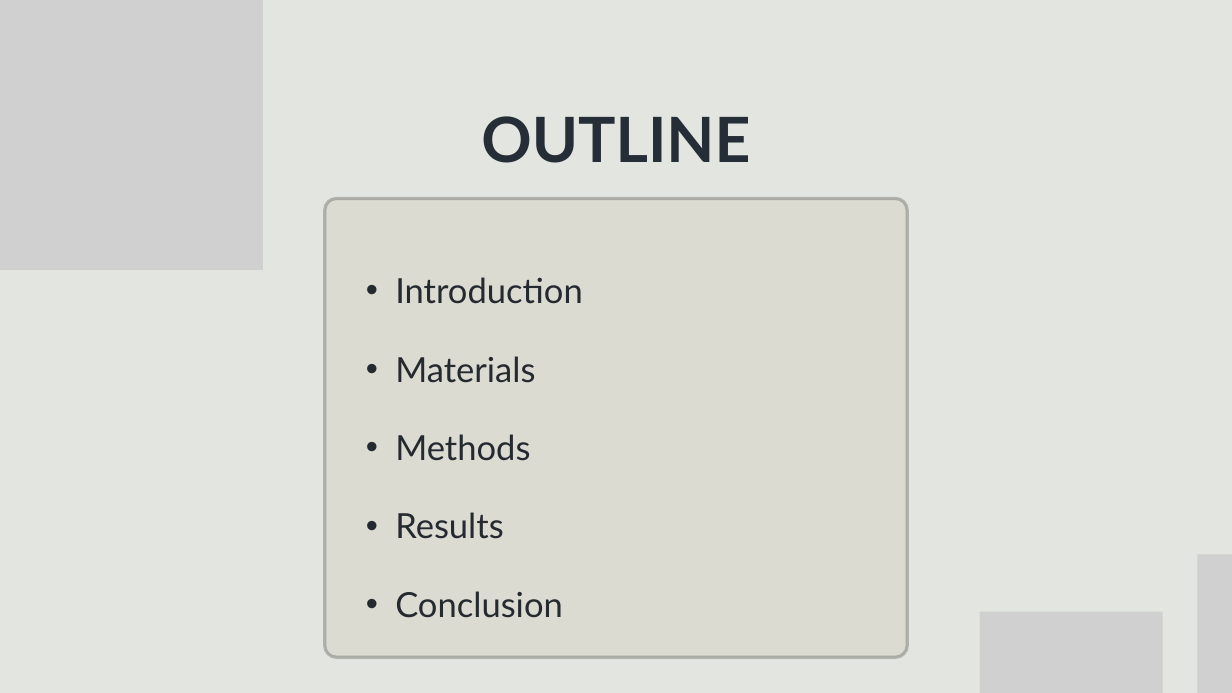
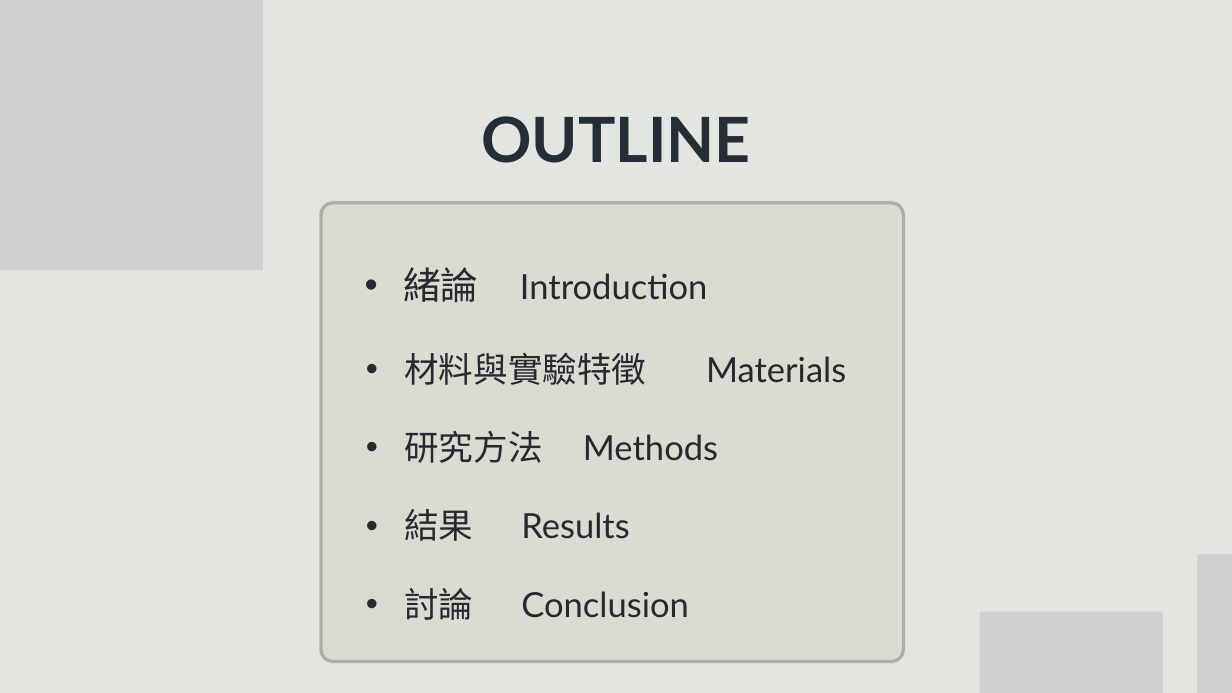
Before and after one commit to m11217045/PPG, a slide deck: slide 2 of 碩論/Ivory Black Simple Geometric Research Project Presentation.pptx. Drawn at 1232x693 pixels with LibreOffice and Linux fonts; fonts in the diff are those of the drawing; grey boxes stand for pictures. Boxes give left, top, right and bottom in pixels: in the first picture for what was removed or moved away, otherwise in the second. Text is boxed around its words. In the diff, an @@ line names an element or a change of style, - is before the commit and + after.

```diff
--- a/碩論/Ivory Black Simple Geometric Research Project Presentation.pptx
+++ b/碩論/Ivory Black Simple Geometric Research Project Presentation.pptx
@@ freeform shape: place and size @@
-freeform shape at [325,198,907,657]
+freeform shape at [321,203,904,662]
@@ text at [403,267,708,302]: text changed @@
-  • Introduction
+  • 緒論 Introduction
@@ text at [404,352,846,385]: text changed @@
-  • Materials
+  • 材料與實驗特徵 Materials
@@ text at [404,431,718,463]: text changed @@
-  • Methods
+  • 研究方法 Methods
@@ text at [404,509,629,541]: text changed @@
-  • Results
+  • 結果 Results
@@ text at [404,588,689,620]: text changed @@
-  • Conclusion
+  • 討論 Conclusion
```
Also in this commit, not shown: 9 other slides changed, 36 slides added, 10 slides removed, 10 other files.
